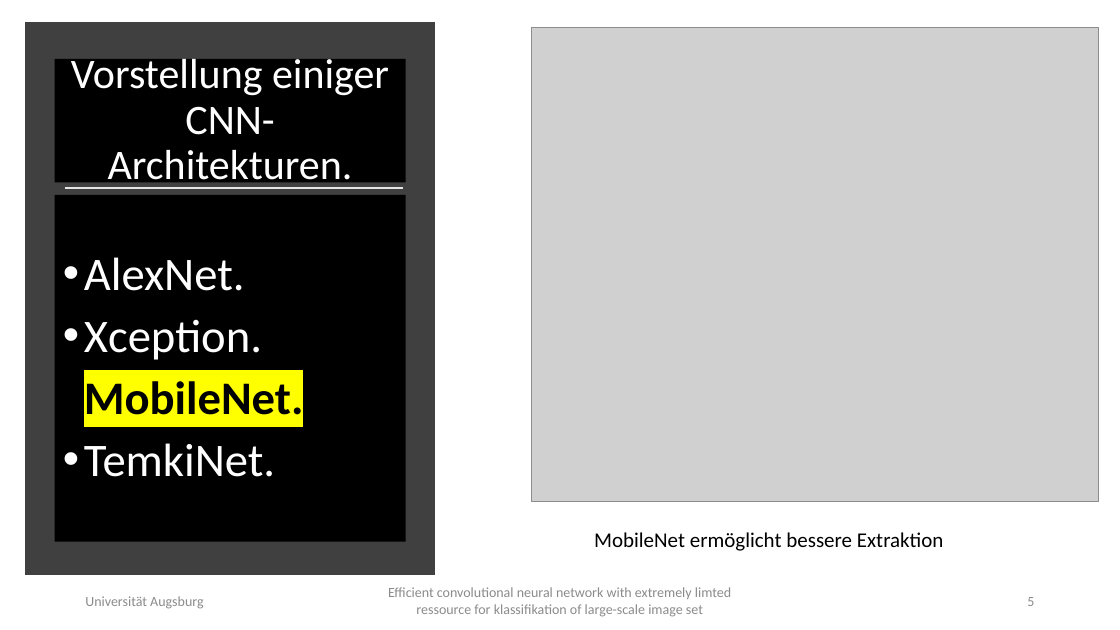
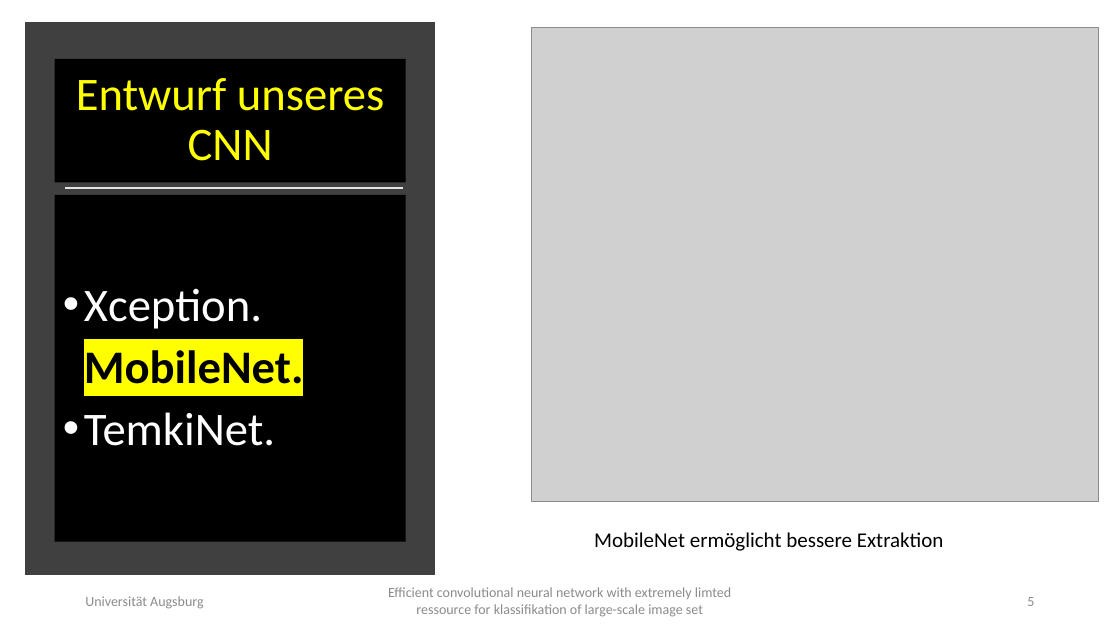
Before and after one commit to TEMKENG/Programme, a slide deck: slide 5 of bachelorarbeit-vorlage/Efficient convolutional neural network with extremely limted ressource.pptx. Drawn at 1120x630 pixels with LibreOffice and Linux fonts; fonts in the diff are those of the drawing; grey boxes stand for pictures. Boxes give left, top, right and bottom in pixels: in the first picture for what was removed or moved away, otherwise in the second. Text is boxed around its words. In the diff, an @@ line names an element or a change of style, - is before the commit and + after.

```diff
--- a/bachelorarbeit-vorlage/Efficient convolutional neural network with extremely limted ressource.pptx
+++ b/bachelorarbeit-vorlage/Efficient convolutional neural network with extremely limted ressource.pptx
@@ title at [76,78,384,161]: text changed; size 36 to 40 pt; text colour #FFFFFF to #FFFF00 @@
-Vorstellung einiger CNN-Architekturen.
+Entwurf unseres CNN
@@ text at [84,257,245,291]: paragraph removed @@
-• AlexNet.
```
Also in this commit, not shown: 11 other slides changed, 4 slides added, 11 other files.
